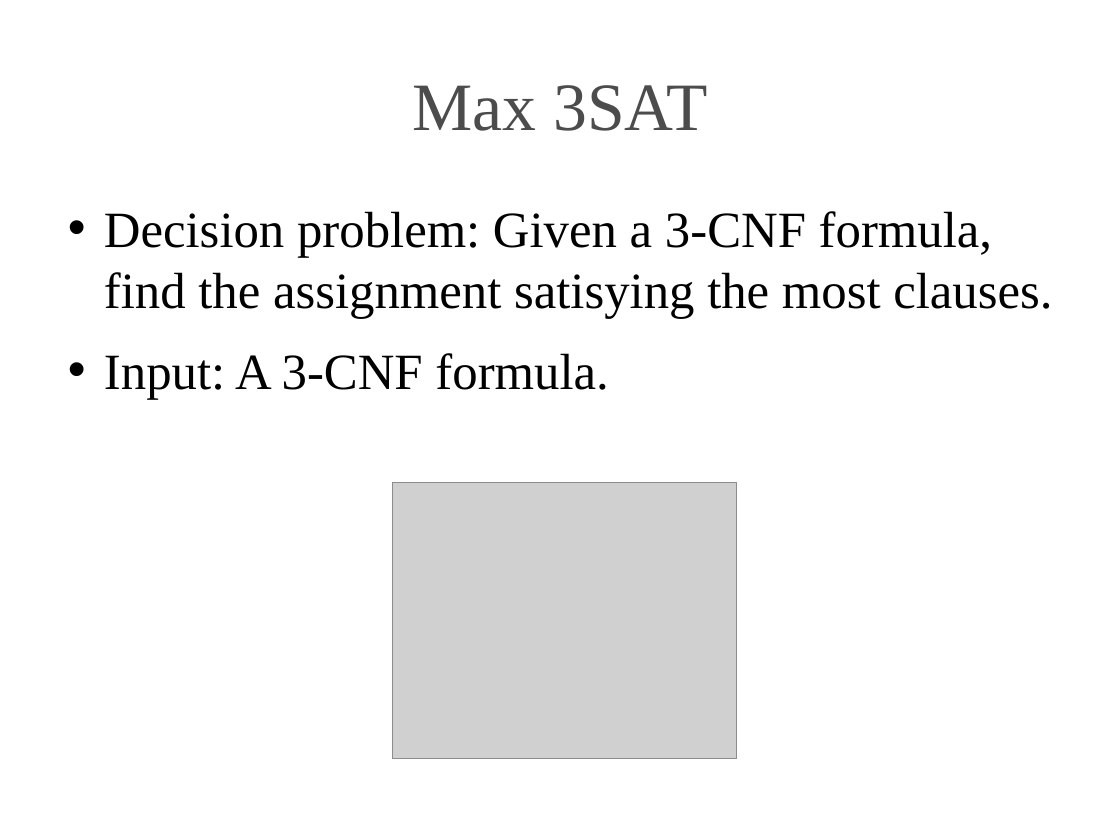
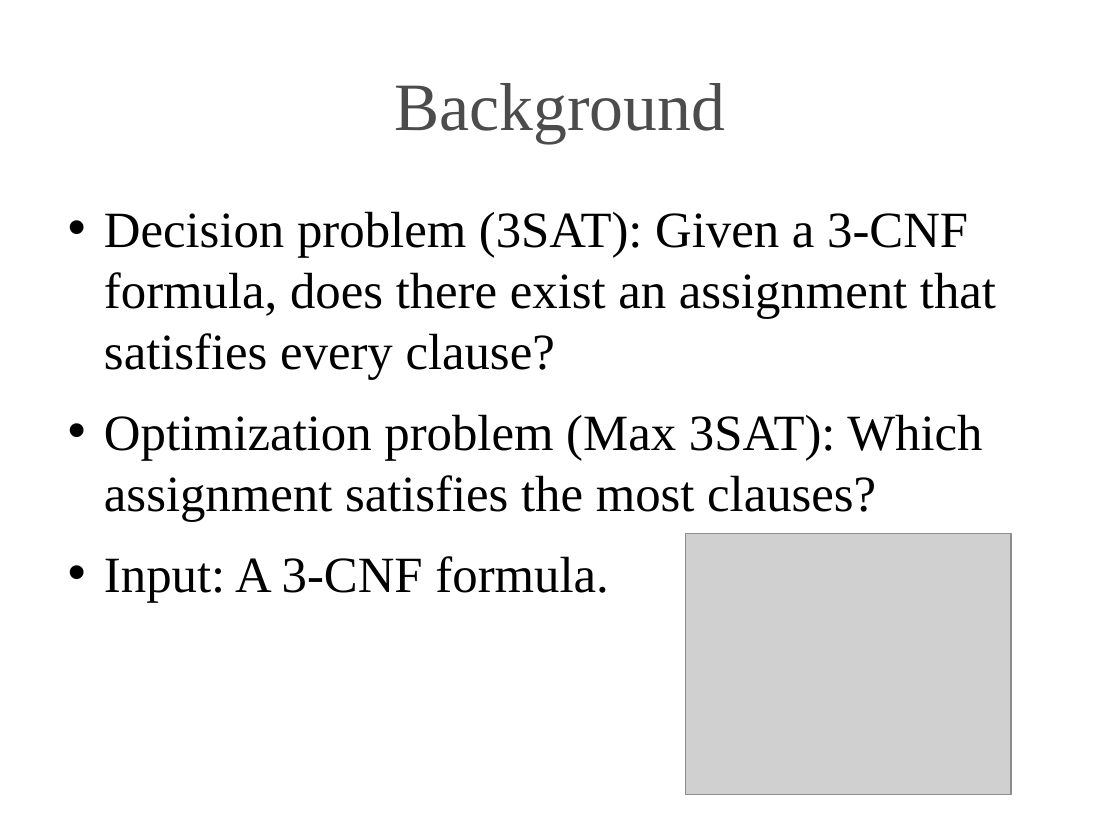
Before and after one commit to neuma2ag/np, a slide deck: slide 2 of np.odp. Drawn at 1120x840 pixels with LibreOffice and Linux fonts; fonts in the diff are those of the drawing; grey boxes stand for pictures; background and template pictures are left out. Boxes give left, top, right and bottom in pixels: in the first picture for what was removed or moved away, otherwise in the second. Text is boxed around its words. In the diff, an @@ line names an element or a change of style, - is before the commit and + after.

```diff
--- a/np.odp
+++ b/np.odp
@@ title at (394, 83, 725, 143): text changed @@
-Max 3SAT
+Background
@@ text at (104, 211, 996, 521): text changed @@
-• Decision problem: Given a 3-CNF formula, find the assignment satisying the most clauses.
+• Decision problem (3SAT): Given a 3-CNF formula, does there exist an assignment that satisfies every clause?
+• Optimization problem (Max 3SAT): Which assignment satisfies the most clauses?
@@ picture: place and size @@
-picture at (392, 483, 737, 759)
+picture at (686, 534, 1011, 795)
```
Also in this commit, not shown: 7 other slides changed, 4 slides added, 1 slide removed, 10 other files.
